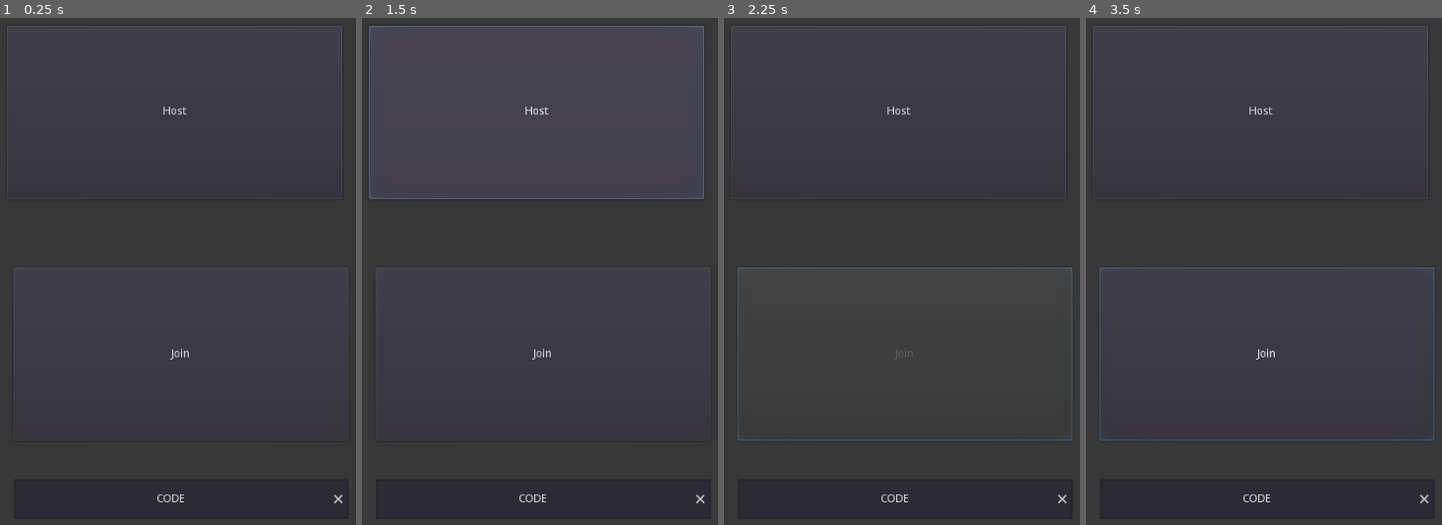
Above: before the commit, frames 1-4 (left to right).
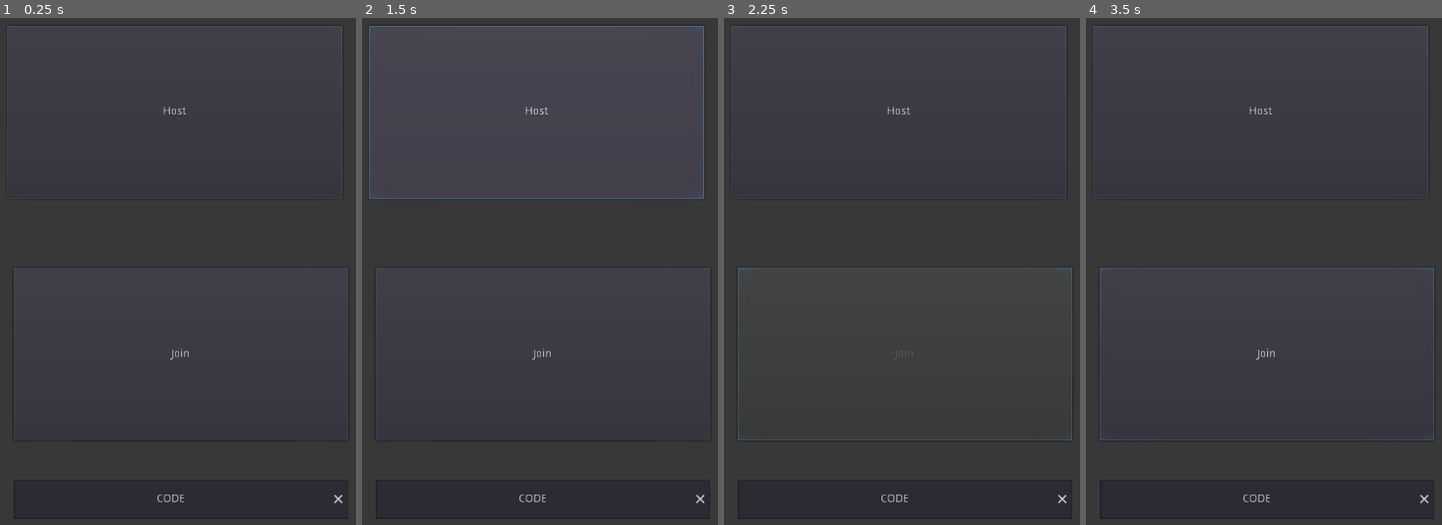
Above: after the commit, the same moments.

Repository: sammy-kuang/EvolutionChess
Game: Godot game, scene res://MainMenu.tscn
The game is run twice, just before and just after one commit, with the same random seed, the same clock (stepped at 60 frames per second) and the same inputs.
Inputs (mouse positions are in pixels of both pictures, inside the frame that each line leads up to):
- Up to frame 1 (0.25 s): no input
- Up to frame 2 (1.5 s): tap Enter at 0.5 s; move the mouse to (707, 185) at 0.52 s; press the mouse at (707, 185) at 0.53 s; release the mouse at (707, 185) at 1.25 s; click "Host" at 1.25 s
- Up to frame 3 (2.25 s): click "Join" at 2 s
- Up to frame 4 (3.5 s): move the mouse to (1100, 266) at 2.77 s; right-click (1100, 266) at 2.85 s

The runs differ from the first frame. In frame 1, less than 0.1% of the frame differs, in the area x 44-54%, y 17-96%; in frame 2, less than 0.1%; in frame 3, 0.6%; in frame 4, 0.6%, in the area x 3-99%, y 17-96%.

Commit message:
add game timer system

Diff:
--- a/Instances/TextPopup.tscn
+++ b/Instances/TextPopup.tscn
@@ -15,11 +15,18 @@
 
 [node name="AcceptDialog" type="AcceptDialog" parent="CanvasLayer"]
 visible = true
-margin_left = 221.0
-margin_top = 371.0
-margin_right = 579.0
-margin_bottom = 429.0
+anchor_left = 0.5
+anchor_top = 0.5
+anchor_right = 0.5
+anchor_bottom = 0.5
+margin_left = -179.0
+margin_top = -29.0
+margin_right = 179.0
+margin_bottom = 29.0
 window_title = "Evolution Chess: Notification"
 dialog_text = "Placeholder Text! If you see this, please let me know!"
+__meta__ = {
+"_edit_use_anchors_": false
+}
 
 [connection signal="confirmed" from="CanvasLayer/AcceptDialog" to="." method="_on_AcceptDialog_confirmed"]
--- a/Main.gd
+++ b/Main.gd
@@ -25,6 +25,9 @@
 var teams = []
 var current_turn = 0
 
+# game over
+var game_over : bool = false
+
 # Called when the node enters the scene tree for the first time.
 func _ready():
 	generate_board()
@@ -48,6 +51,9 @@
 
 
 func _input(event):
+	if game_over: # don't let anymore inputs on the game if the game has ended
+		return
+
 	var mouse_event : bool = event.is_action_pressed("click") or event.is_action_pressed("right_click")
 
 	if mouse_event:
@@ -128,6 +134,10 @@
 
 
 	last_move = move
+
+func set_game_over(state, reason=""):
+	game_over = state
+	Server.create_text_popup(reason)
 
 func switch_tile_pieces(a : Piece, b : Piece, tile_a, tile_b, is_simulation : bool = false):
 	a.tile = tile_b
--- /dev/null
+++ b/Scene.gd
@@ -0,0 +1,56 @@
+extends Node2D
+class_name ChessScene
+
+# Declare member variables here. Examples:
+onready var main = get_node("Main")
+
+onready var white_label : LineEdit = get_node("White Time")
+onready var black_label : LineEdit = get_node("Black Time")
+
+var black_time = 600
+var white_time = 600
+
+var game_over = false
+var started = false
+
+# Called when the node enters the scene tree for the first time.
+func _ready():
+	pass
+
+func _process(delta):
+	if game_over or !started:
+		return
+
+	if main.current_turn == 0:
+		white_time -= delta
+		white_label.text = seconds_to_time(white_time)
+#		print(seconds_to_time(white_time))
+	else:
+		black_time -= delta
+		black_label.text = seconds_to_time(black_time)
+#		print(seconds_to_time(black_time))
+
+	if white_time <= 0 or black_time <= 0:
+		var who = "White" if white_time <= 0 else "Black"
+		var reason = who + " has run out of time! Game over!"
+		main.set_game_over(true, reason)
+		game_over = true
+
+
+func seconds_to_time(secs):
+	secs = int(secs)
+	var minutes = secs/60
+	var seconds_remaining = secs-(minutes*60)
+
+	var min_string = str(stepify(minutes, 1))
+	var seconds_string = str(stepify(seconds_remaining, 0.01))
+
+	if seconds_remaining < 10:
+		seconds_string="0"+seconds_string
+
+	return min_string + ":" + seconds_string
+
+func flip():
+	black_label.set_rotation(PI)
+	white_label.set_rotation(PI)
+	main.flip_board()
--- a/Scene.tscn
+++ b/Scene.tscn
@@ -1,8 +1,17 @@
-[gd_scene load_steps=2 format=2]
+[gd_scene load_steps=6 format=2]
 
 [ext_resource path="res://Main.tscn" type="PackedScene" id=1]
+[ext_resource path="res://Fonts/Ubuntu-B.ttf" type="DynamicFontData" id=2]
+[ext_resource path="res://Scene.gd" type="Script" id=3]
+
+[sub_resource type="DynamicFont" id=1]
+size = 22
+font_data = ExtResource( 2 )
+
+[sub_resource type="Theme" id=2]
 
 [node name="Scene" type="Node2D"]
+script = ExtResource( 3 )
 
 [node name="Scene Camera" type="Camera2D" parent="."]
 offset = Vector2( 400, 400 )
@@ -11,3 +20,32 @@
 
 [node name="Main" parent="." instance=ExtResource( 1 )]
 highlight_color = Color( 0.52549, 0.764706, 0.156863, 1 )
+
+[node name="Black Time" type="LineEdit" parent="."]
+margin_left = 655.0
+margin_top = -73.0
+margin_right = 799.0
+margin_bottom = -26.0
+rect_pivot_offset = Vector2( 72, 23 )
+custom_fonts/font = SubResource( 1 )
+text = "10:00"
+align = 2
+editable = false
+__meta__ = {
+"_edit_use_anchors_": false
+}
+
+[node name="White Time" type="LineEdit" parent="."]
+margin_left = 655.0
+margin_top = 823.0
+margin_right = 799.0
+margin_bottom = 870.0
+rect_pivot_offset = Vector2( 72, 23 )
+theme = SubResource( 2 )
+custom_fonts/font = SubResource( 1 )
+text = "10:00"
+align = 2
+editable = false
+__meta__ = {
+"_edit_use_anchors_": false
+}
--- a/Scripts/Server.gd
+++ b/Scripts/Server.gd
@@ -11,7 +11,7 @@
 
 # session specifics
 var has_session = false
-var scene = null
+var scene : ChessScene = null
 var board : Main = null # Main type
 var enemy_id : int = -1
 var team_index = 0
@@ -130,9 +130,10 @@
 	set_scene_visibility(true)
 	set_ui_visibility(false)
 	has_session = true
+	scene.started = true
 
 	if team_index == 1: # are we black team?
-		board.flip_board()
+		scene.flip()
 
 remote func session_close(message : String = ""):
 	set_scene_visibility(false)
--- a/project.godot
+++ b/project.godot
@@ -9,6 +9,11 @@
 config_version=4
 
 _global_script_classes=[ {
+"base": "Node2D",
+"class": "ChessScene",
+"language": "GDScript",
+"path": "res://Scene.gd"
+}, {
 "base": "Node2D",
 "class": "Main",
 "language": "GDScript",
@@ -45,6 +50,7 @@
 "path": "res://Instances/Tile.gd"
 } ]
 _global_script_class_icons={
+"ChessScene": "",
 "Main": "",
 "Move": "",
 "Piece": "",
@@ -69,7 +75,8 @@
 
 window/size/width=1000
 window/size/height=1000
-window/size/resizable=false
+window/stretch/mode="2d"
+window/stretch/aspect="keep"
 
 [input]
 
Not shown, removed: Builds/HTML5/EvolutionChess.png.import
Not shown, removed: Builds/HTML5/favicon.png.import
Binary file added: Fonts/Ubuntu-B.ttf
Binary file added: Fonts/Ubuntu-R.ttf
Not shown, changed: export_presets.cfg
Not shown, changed: Builds/EvolutionChess.pck
Not shown, changed: Builds/EvolutionChess_Windows.zip
Not shown, changed: Builds/HTML5.zip
Not shown, removed: Builds/HTML5/EvolutionChess.audio.worklet.js
Not shown, removed: Builds/HTML5/EvolutionChess.js
Not shown, removed: Builds/HTML5/EvolutionChess.pck
Not shown, removed: Builds/HTML5/EvolutionChess.png
(and 3 more such lines)
